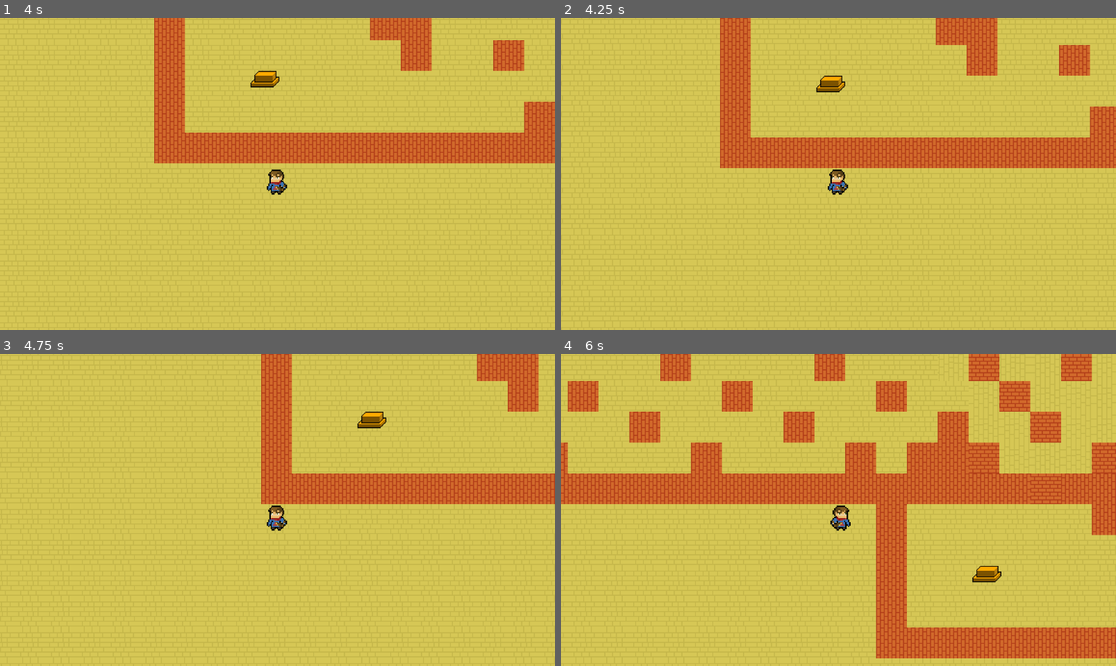
Above: before the commit, frames 1-4 (two rows, left to right).
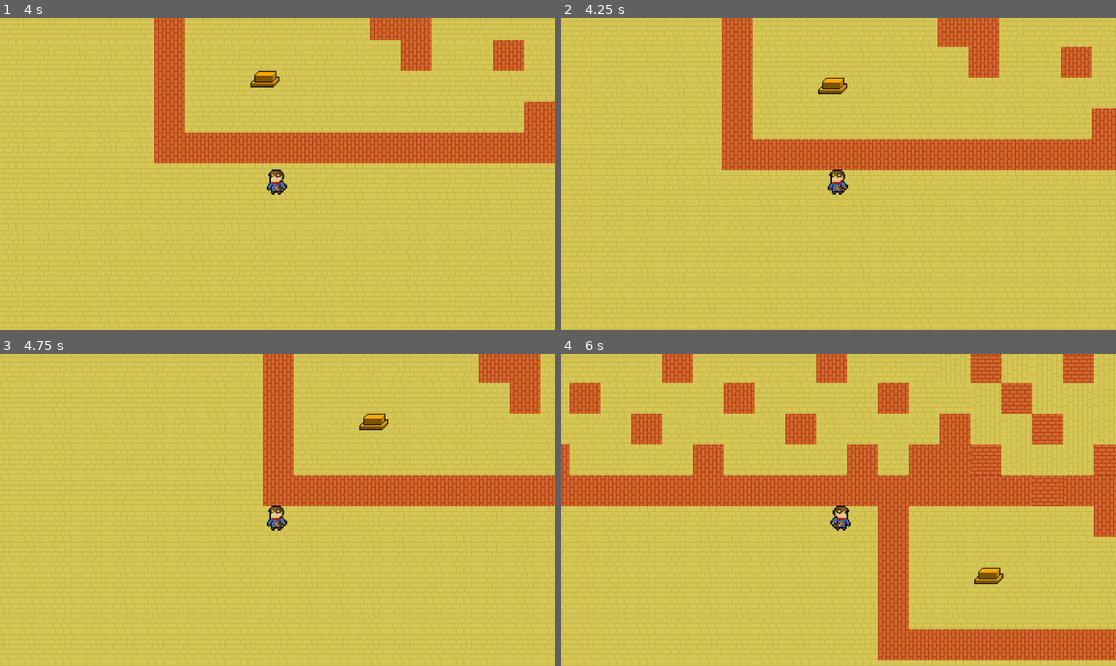
Above: after the commit, the same moments.

Repository: yehorscode/sacrifice
Game: Godot game, scene res://Scenes/stage_3.tscn
Two runs of this game, one before a commit and one after it. Both use one fixed random seed, a clock stepped at 60 frames per second and the inputs below. This scene is started directly instead of the project's main scene.
Inputs:
- Up to frame 1 (4 s): tap Enter at 0.5 s; hold D (D_Right) 0.53-1.28 s; hold W (W_Foward) 0.53-1.28 s; hold S (S_Backwards) 1.28-2.03 s; tap W (W_Foward) at 1.35, 2.85 s; hold W (W_Foward) 2.03-2.78 s; hold D (D_Right) 2.03-3.53 s; hold A (A_Left) from 3.53 s (still down); hold W (W_Foward) from 3.53 s (still down)
- Up to frame 2 (4.25 s): keep holding A (A_Left); keep holding W (W_Foward)
- Up to frame 3 (4.75 s): keep holding A (A_Left); release W (W_Foward) at 4.28 s; tap W (W_Foward) at 4.35 s
- Up to frame 4 (6 s): release A (A_Left) at 5.03 s; hold S (S_Backwards) 5.03-5.78 s; hold W (W_Foward) 5.03-5.78 s; hold D (D_Right) from 5.78 s (still down); tap W (W_Foward) at 5.85 s

Frame 1 is identical in both runs. In frame 2, 7.5% of the frame differs, in the area x 28-100%, y 0-49%; in frame 3, 5.7%; in frame 4, 17%, in the area x 0-100%, y 0-99%.

Commit message:
prepeared for publishing

Diff:
--- a/Scenes/stage_0.tscn
+++ b/Scenes/stage_0.tscn
@@ -7,7 +7,6 @@
 [ext_resource type="Script" uid="uid://nhfbd6b5kkwr" path="res://Scripts/character_body_2d.gd" id="4_7j5pf"]
 [ext_resource type="Script" uid="uid://d0406pj5kbo8" path="res://Scripts/stage_0/crate.gd" id="6_f8d1k"]
 [ext_resource type="Texture2D" uid="uid://d1wcvyblnnqtd" path="res://Images/Character/Left.png" id="6_rr34s"]
-[ext_resource type="Script" path="res://Scenes/torch.gd" id="7_lt8ko"]
 [ext_resource type="Texture2D" uid="uid://bmob314u7ce7r" path="res://Images/Torch.png" id="7_vw4cj"]
 [ext_resource type="Script" uid="uid://bvg7bis4ktp3a" path="res://Scripts/stage_0/pressure_plate.gd" id="8_ro56c"]
 [ext_resource type="Texture2D" uid="uid://dxmkoq2gfwoq1" path="res://Images/New Piskel (1).png" id="8_rr34s"]
@@ -350,7 +349,6 @@
 scale = Vector2(2.6875, 2.6875)
 sprite_frames = SubResource("SpriteFrames_rr34s")
 frame_progress = 0.093717985
-script = ExtResource("7_lt8ko")
 
 [node name="CollisionShape2D" type="CollisionShape2D" parent="StaticBody2D"]
 position = Vector2(-759, 499)
@@ -365,7 +363,6 @@
 scale = Vector2(2.6875, 2.6875)
 sprite_frames = SubResource("SpriteFrames_rr34s")
 frame_progress = 0.33813328
-script = ExtResource("7_lt8ko")
 
 [node name="CollisionShape2D" type="CollisionShape2D" parent="StaticBody2D2"]
 position = Vector2(-759, 499)
--- a/Scenes/stage_3.tscn
+++ b/Scenes/stage_3.tscn
@@ -41,8 +41,8 @@
 sources/4 = SubResource("TileSetAtlasSource_brndx")
 sources/5 = SubResource("TileSetAtlasSource_wlb4h")
 
-[sub_resource type="RectangleShape2D" id="RectangleShape2D_8vmge"]
-size = Vector2(21, 28)
+[sub_resource type="CapsuleShape2D" id="CapsuleShape2D_3pjs0"]
+height = 26.0
 
 [sub_resource type="PhysicsMaterial" id="PhysicsMaterial_3tp71"]
 friction = 26.4
@@ -91,8 +91,8 @@
 zoom = Vector2(2, 2)
 
 [node name="CollisionShape2D" type="CollisionShape2D" parent="Player"]
-position = Vector2(1.5, 8)
-shape = SubResource("RectangleShape2D_8vmge")
+position = Vector2(2, 9)
+shape = SubResource("CapsuleShape2D_3pjs0")
 
 [node name="Crate" type="RigidBody2D" parent="."]
 texture_filter = 1
Not shown: 2 places in Scenes/stage_0.tscn that only renumber resources
